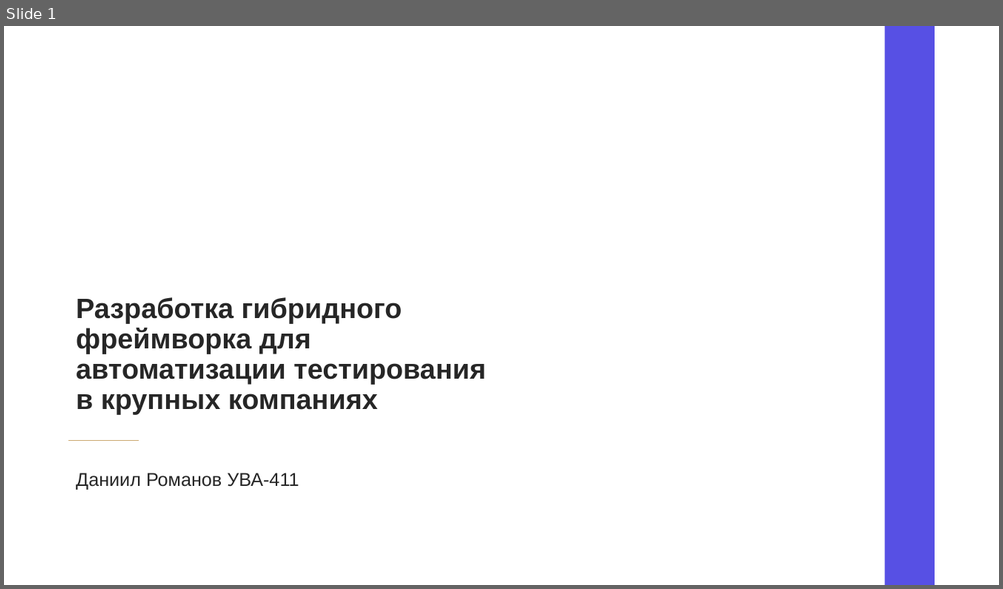
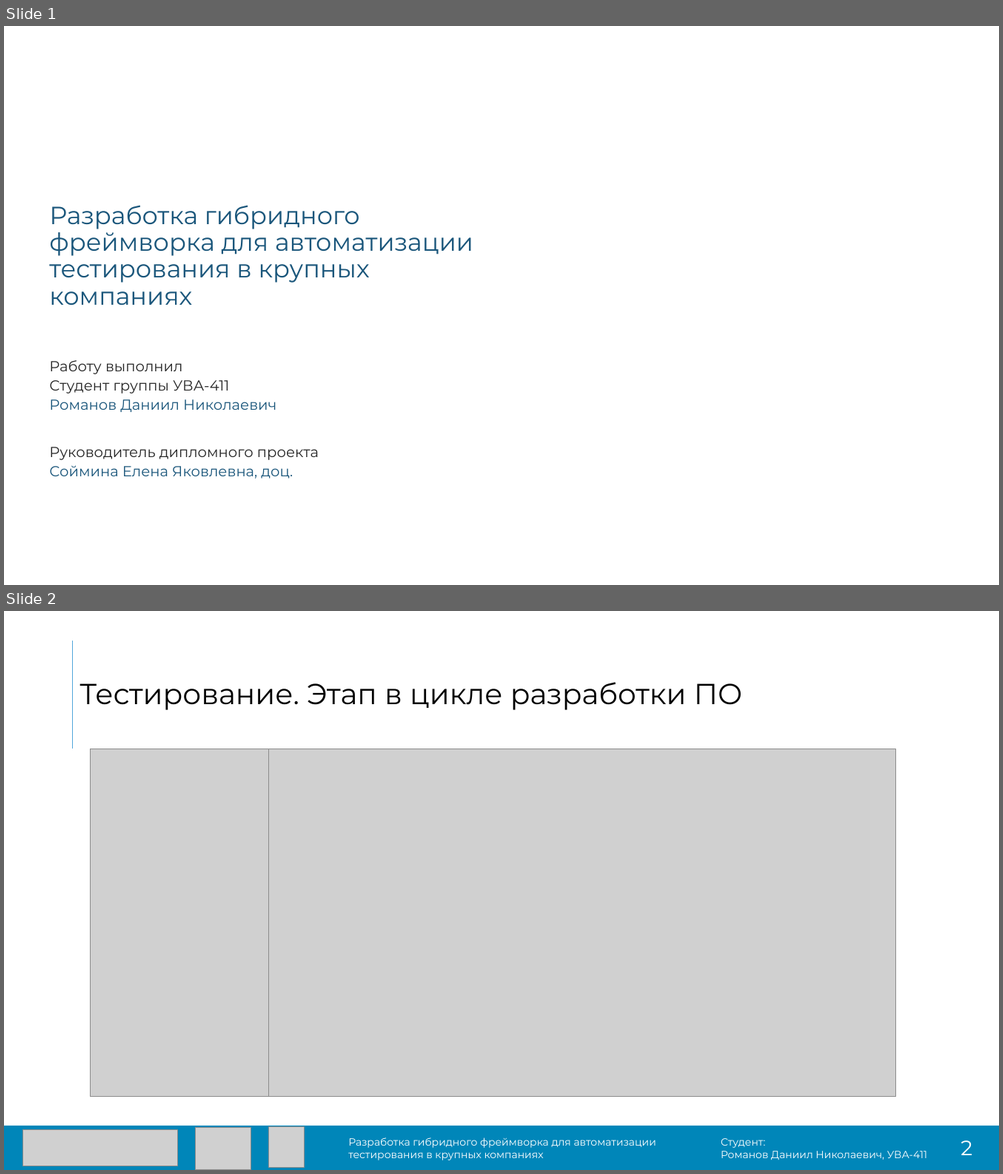
Before and after one commit to DanielRomanoff/practice, a slide deck: презентация.pptx. Shown one above the other, each under a label of ours: slide 1 before the commit, slides 1 and 2 after it. The pictures are 1003x589 and 1003x1174 pixels, drawn with LibreOffice and Linux fonts; fonts in the diff are those of the drawing; grey boxes stand for pictures; background and template pictures are left out. Boxes give left, top, right and bottom in pixels: in the first picture for what was removed or moved away, otherwise in the second. Text is boxed around its words. In the diff, an @@ line names an element or a change of style, - is before the commit and + after.

```diff
--- a/презентация.pptx
+++ b/презентация.pptx
@@ slide 2 added at box(4, 611, 999, 1170), background #FFFFFF @@
@@ line added from (73, 641) to (73, 749), #51A6DB 1 pt @@
@@ title added at box(79, 682, 743, 710), 28 pt, text #000000 @@
+Тестирование. Этап в цикле разработки ПО
@@ picture added at box(91, 749, 269, 1096) @@
@@ picture added at box(269, 749, 896, 1096) @@
@@ rectangle added at box(4, 1126, 999, 1170), fill #0086B9 @@
@@ picture added at box(22, 1130, 177, 1167) @@
@@ picture added at box(195, 1128, 251, 1170) @@
@@ picture added at box(269, 1128, 304, 1168) @@
@@ text added at box(348, 1138, 656, 1161), 10 pt, text #FFFFFF @@
+Разработка гибридного фреймворка для автоматизации тестирования в крупных компаниях
@@ text added at box(720, 1139, 927, 1161), 10 pt, text #FFFFFF @@
+Студент:
+Романов Даниил Николаевич, УВА-411
@@ text added at box(960, 1141, 972, 1156), 20 pt, text #FFFFFF @@
+2
@@ slide 1 changed as well @@
@@ rectangle removed at box(885, 26, 934, 585) @@
@@ title "Разработка гибридного фреймворка для автоматизации ...": place and size @@
-title "Разработка гибридного фреймворка для автоматизации ..." at box(76, 298, 486, 414)
+title "Разработка гибридного фреймворка для автоматизации ..." at box(49, 205, 473, 305)
@@ title "Разработка гибридного фреймворка для автоматизации ..." at box(49, 205, 473, 305): size 27 to 24 pt, font Arial to Montserrat, text colour #262626 to #1A567B, bold off; vertical alignment bottom to middle @@
@@ subtitle at box(49, 360, 318, 479): text changed; size 18 to 14 pt; font Arial to Montserrat @@
-Даниил Романов УВА-411
+Работу выполнил
+Студент группы УВА-411
+Романов Даниил Николаевич
+Руководитель дипломного проекта
+Соймина Елена Яковлевна, доц.
@@ line removed from (68, 441) to (138, 441) @@
```
Also in this commit, not shown: 3 other slides changed, 7 other slides added, 10 slides removed, 11 other files.
